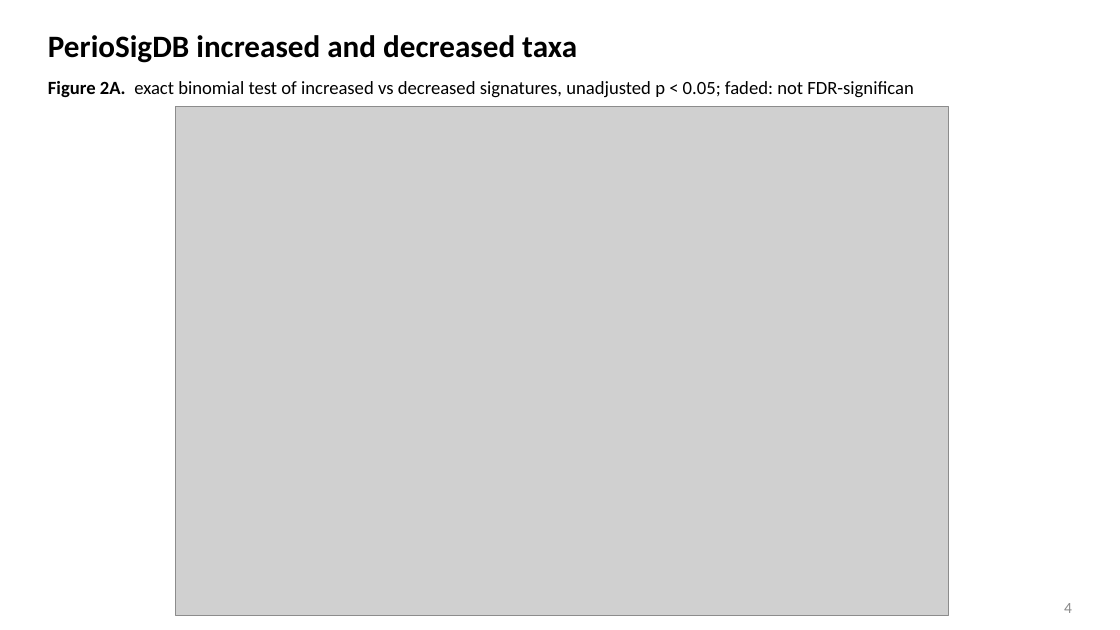
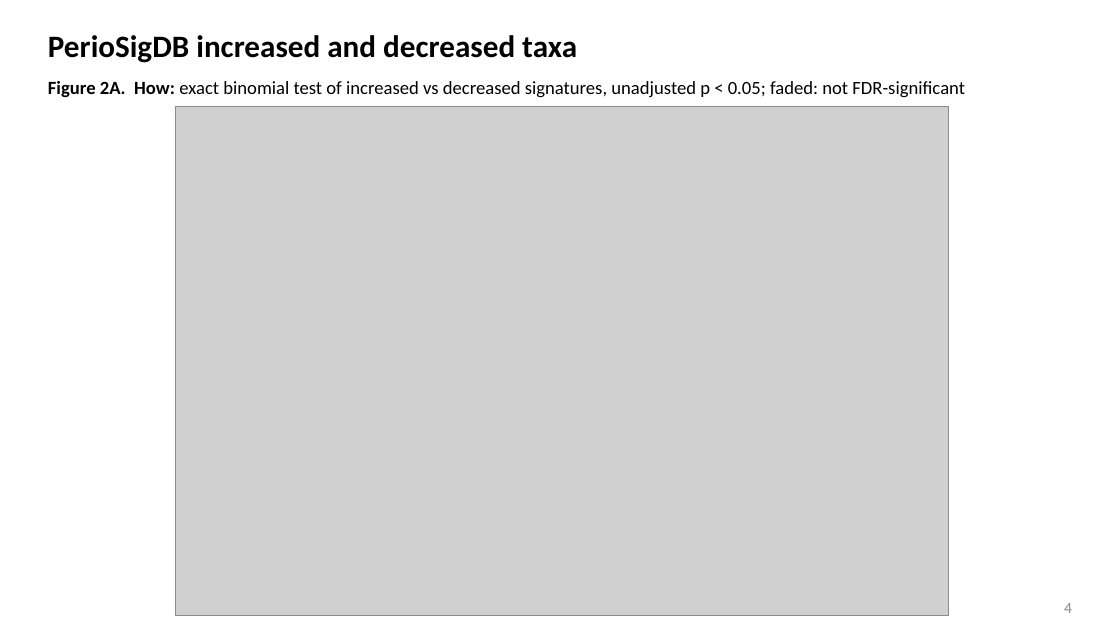
Before and after one commit to ccb-hms/perio-bugs, a slide deck: slide 4 of reports/metadata_options/periosigdb_figures.pptx. Drawn at 1120x630 pixels with LibreOffice and Linux fonts; fonts in the diff are those of the drawing; grey boxes stand for pictures. Boxes give left, top, right and bottom in pixels: in the first picture for what was removed or moved away, otherwise in the second. Text is boxed around its words. In the diff, an @@ line names an element or a change of style, - is before the commit and + after.

```diff
--- a/reports/metadata_options/periosigdb_figures.pptx
+++ b/reports/metadata_options/periosigdb_figures.pptx
@@ text at <box>48,81,965,98</box>: text changed @@
-Figure 2A. exact binomial test of increased vs decreased signatures, unadjusted p < 0.05; faded: not FDR-significan
+Figure 2A. How: exact binomial test of increased vs decreased signatures, unadjusted p < 0.05; faded: not FDR-significant
```
Also in this commit, not shown: 12 other slides changed, 16 other files.
